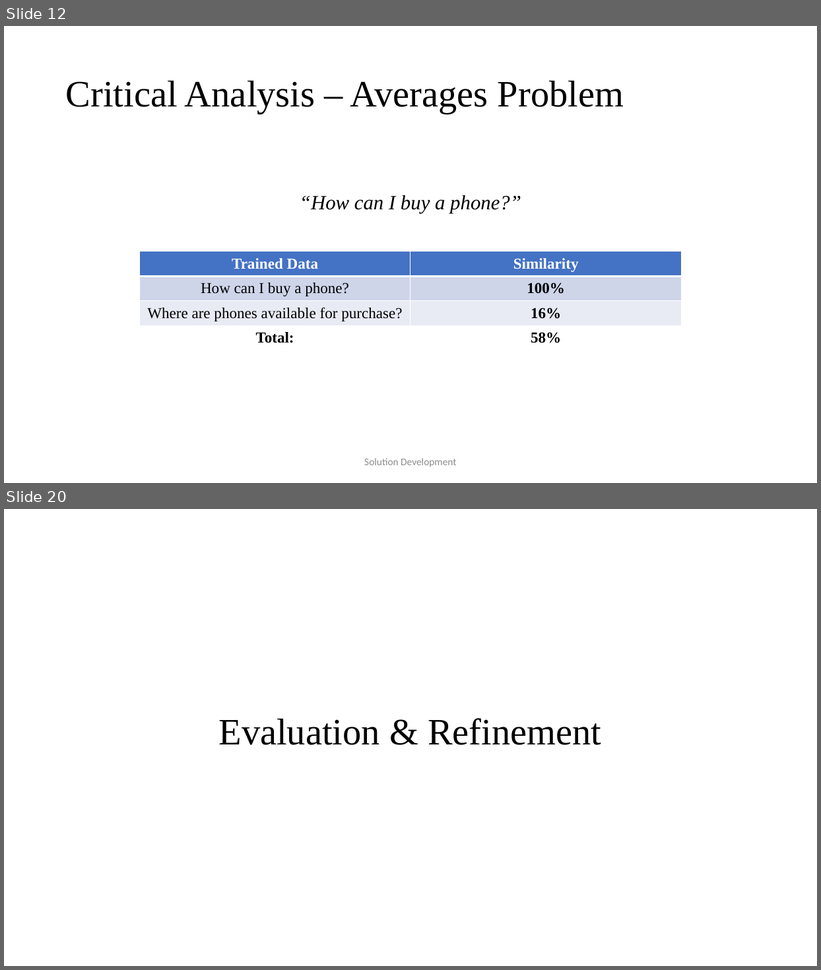
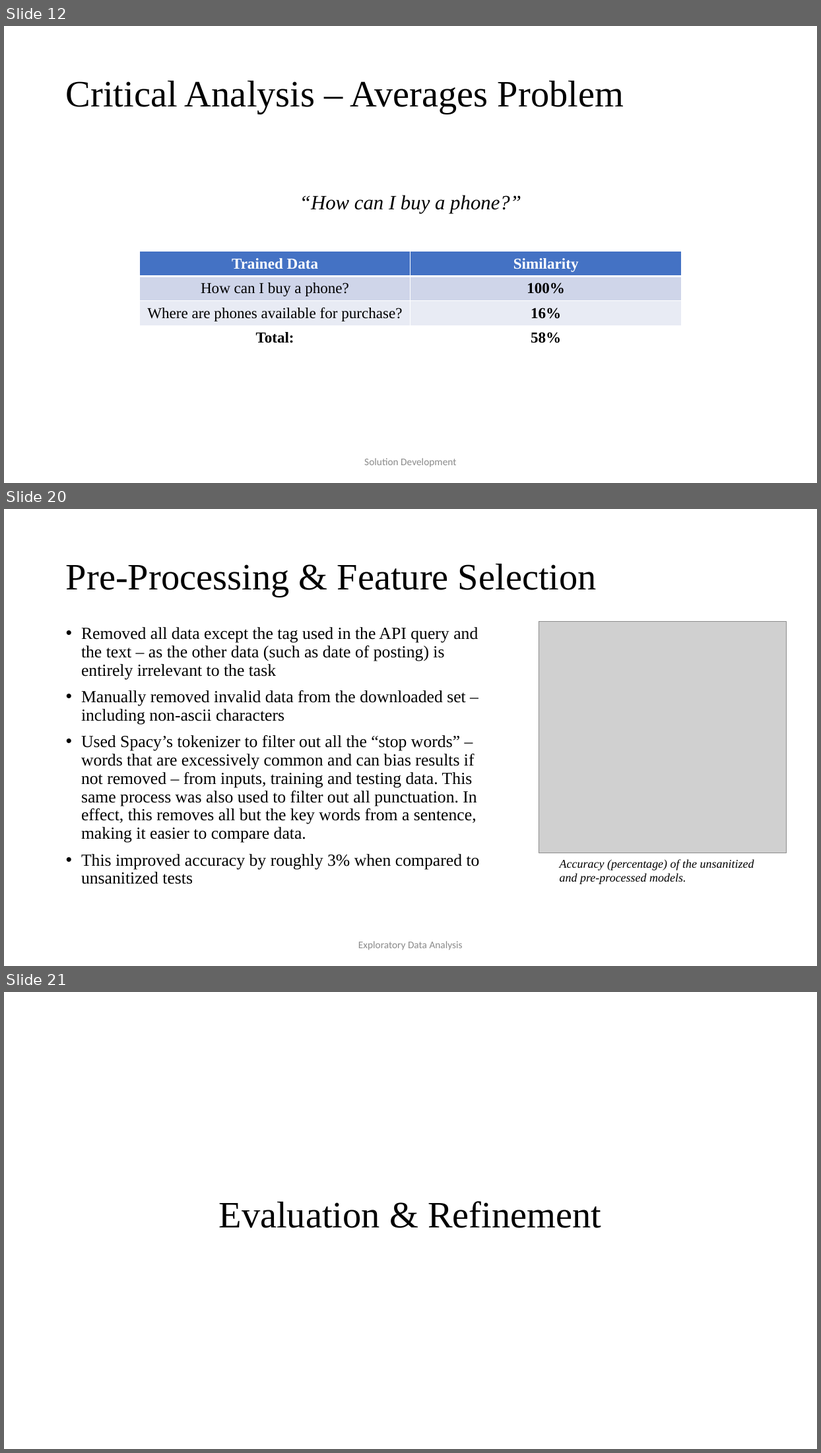
Before and after one commit to JaVonox/AIChatbot, a slide deck: Documentation/100505349.pptx. Shown one above the other, each under a label of ours: slides 12 and 20 before the commit, slides 12, 20 and 21 after it; the slides between them are not shown. The pictures are 821x970 and 821x1453 pixels, drawn with LibreOffice and Linux fonts; fonts in the diff are those of the drawing; grey boxes stand for pictures. Boxes give left, top, right and bottom in pixels: in the first picture for what was removed or moved away, otherwise in the second. Text is boxed around its words. In the diff, an @@ line names an element or a change of style, - is before the commit and + after.

Commit message:
Added pre-processing

```diff
--- a/Documentation/100505349.pptx
+++ b/Documentation/100505349.pptx
@@ slide 20 added at box(4, 509, 817, 966), background #FFFFFF @@
@@ title added at box(66, 563, 597, 597), 44 pt, text #000000 @@
+Pre-Processing & Feature Selection
@@ text added at box(81, 627, 480, 885), 20 pt, text #000000 @@
+• Removed all data except the tag used in the API query and the text – as the other data (such as date of posting) is entirely irrelevant to the task
+• Manually removed invalid data from the downloaded set – including non-ascii characters
+• Used Spacy’s tokenizer to filter out all the “stop words” – words that are excessively common and can bias results if not removed – from inputs, training and testing data. This same process was also used to filter out all punctuation. In effect, this removes all but the key words from a sentence, making it easier to compare data.
+• This improved accuracy by roughly 3% when compared to unsanitized tests
@@ picture added at box(539, 622, 786, 853) @@
@@ text added at box(560, 859, 754, 885), 14 pt, text #000000, italic @@
+Accuracy (percentage) of the unsanitized and pre-processed models.
@@ text added at box(358, 941, 463, 951), 12 pt, text #8C8C8C @@
+Exploratory Data Analysis
@@ what was slide 20 is now slide 21 @@
```
Also in this commit, not shown: 10 slides changed, 2 other slides added, 1 slide removed, 4 other files.
